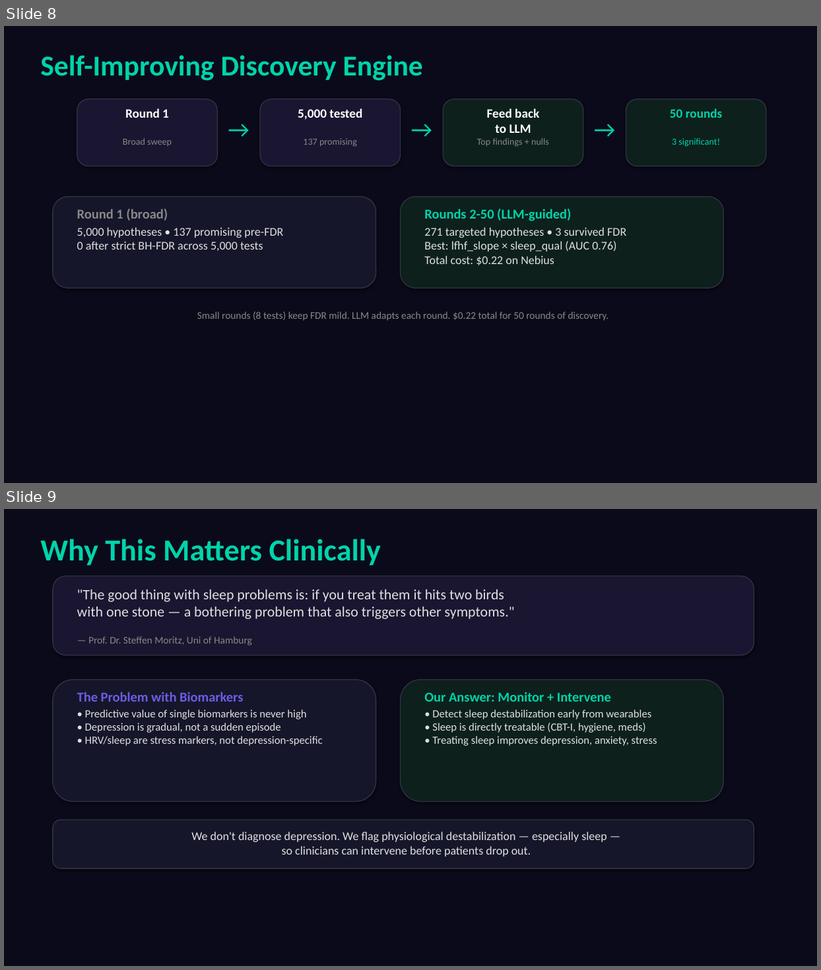
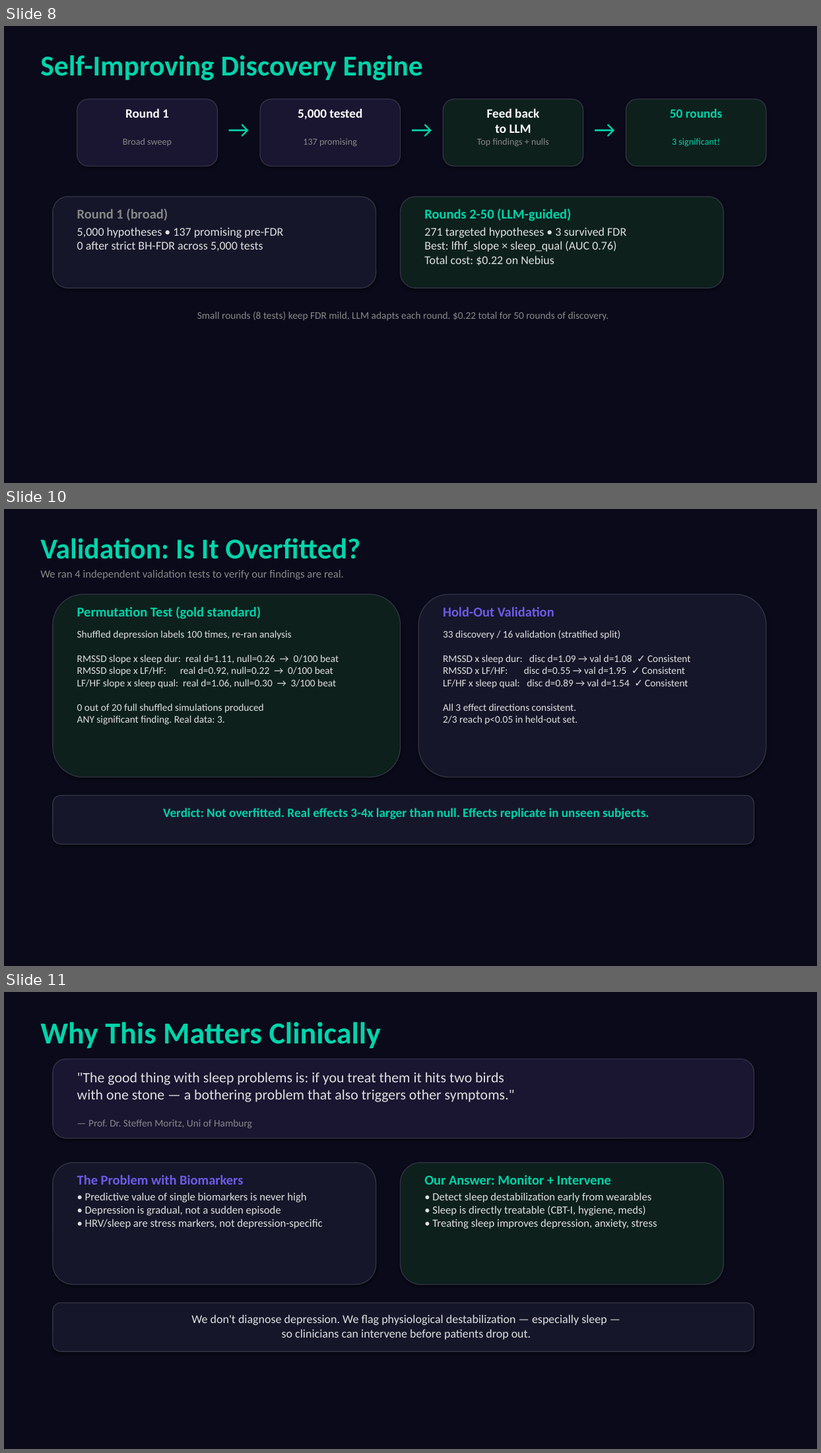
Before and after one commit to athifashaffy/eveolved26-hackathon, a slide deck: AutoBiomarker_Evolved26.pptx. Shown one above the other, each under a label of ours: slides 8 and 9 before the commit, slides 8, 10 and 11 after it; the slides between them are not shown. The pictures are 821x970 and 821x1453 pixels, drawn with LibreOffice and Linux fonts; fonts in the diff are those of the drawing. Boxes give left, top, right and bottom in pixels: in the first picture for what was removed or moved away, otherwise in the second. Text is boxed around its words. In the diff, an @@ line names an element or a change of style, - is before the commit and + after.

```diff
--- a/AutoBiomarker_Evolved26.pptx
+++ b/AutoBiomarker_Evolved26.pptx
@@ slide 10 added at [4, 509, 817, 966], background #0A0A1A @@
@@ text added at [40, 538, 360, 559], 34 pt, text #00D4AA, bold @@
+Validation: Is It Overfitted?
@@ text added at [40, 570, 344, 580], 13 pt, text #888888 @@
+We ran 4 independent validation tests to verify our findings are real.
@@ rounded rectangle added at [53, 594, 401, 778], fill #0D201C, outline #333344 1 pt @@
@@ text added at [77, 607, 261, 619], 16 pt, text #00D4AA, bold @@
+Permutation Test (gold standard)
@@ rounded rectangle added at [418, 594, 766, 778], fill #16162A, outline #333344 1 pt @@
@@ text added at [443, 607, 554, 617], 16 pt, text #6C5CE7, bold @@
+Hold-Out Validation
@@ text added at [77, 630, 339, 725], 12 pt, text #E0E0E0 @@
+Shuffled depression labels 100 times, re-ran analysis
+RMSSD slope x sleep dur: real d=1.11, null=0.26 → 0/100 beat
+RMSSD slope x LF/HF: real d=0.92, null=0.22 → 0/100 beat
+LF/HF slope x sleep qual: real d=1.06, null=0.30 → 3/100 beat
+0 out of 20 full shuffled simulations produced
+ANY significant finding. Real data: 3.
@@ text added at [443, 630, 690, 725], 12 pt, text #E0E0E0 @@
+33 discovery / 16 validation (stratified split)
+RMSSD x sleep dur: disc d=1.09 → val d=1.08 ✓ Consistent
+RMSSD x LF/HF: disc d=0.55 → val d=1.95 ✓ Consistent
+LF/HF x sleep qual: disc d=0.89 → val d=1.54 ✓ Consistent
+All 3 effect directions consistent.
+2/3 reach p<0.05 in held-out set.
@@ rounded rectangle added at [53, 795, 754, 844], fill #16162A, outline #333344 1 pt @@
@@ text added at [163, 808, 649, 820], 15 pt, text #00D4AA, bold @@
+Verdict: Not overfitted. Real effects 3-4x larger than null. Effects replicate in unseen subjects.
@@ what was slide 9 is now slide 11 @@
```
Also in this commit, not shown: 1 other slide added, 3 other files.
